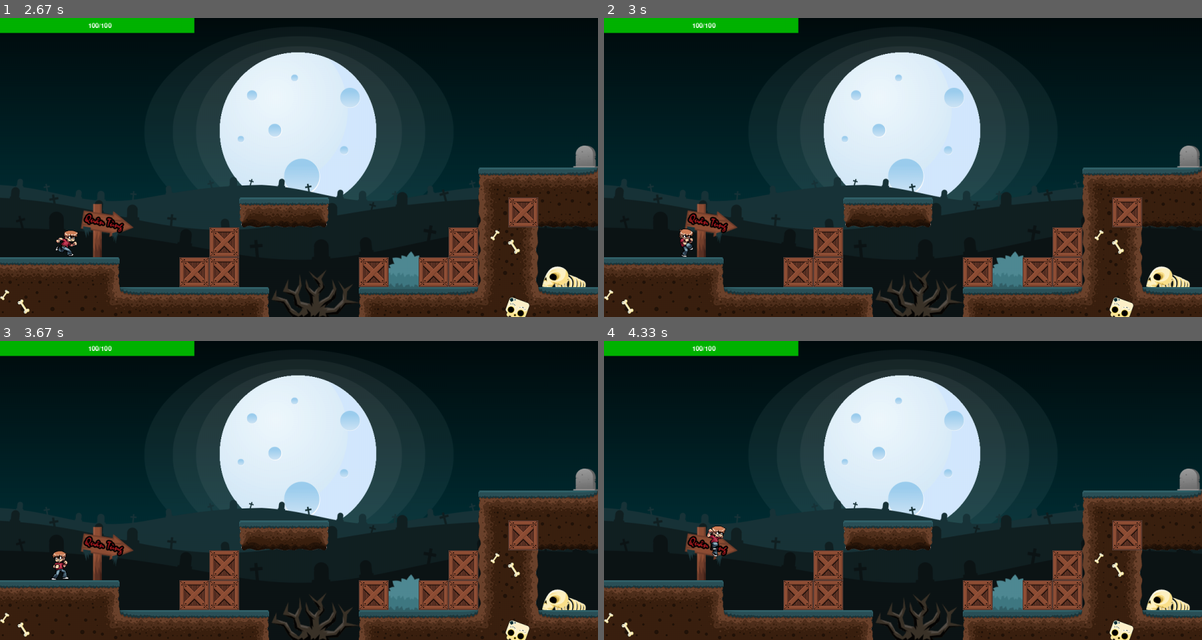
Above: before the commit, frames 1-4 (two rows, left to right).
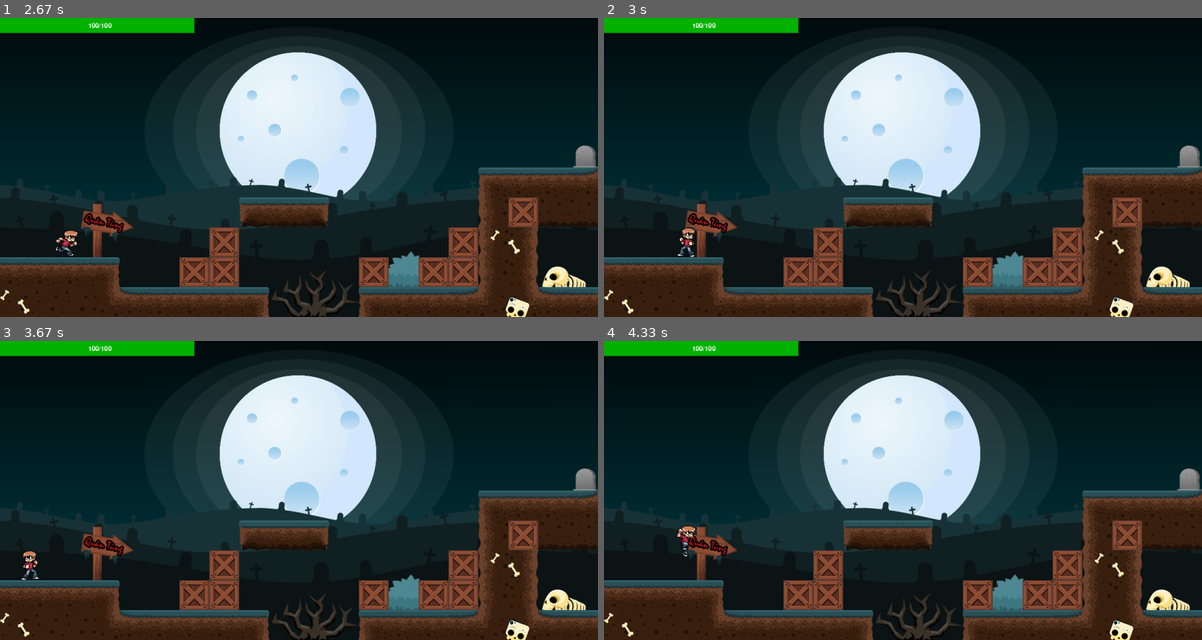
Above: after the commit, the same moments.

Repository: Tung-hehe/punch-pygame
Game: pygame game, started from game.py
Two runs of this game, one before a commit and one after it. Both use one fixed random seed, a clock stepped at 60 frames per second and the inputs below.
Inputs:
- Up to frame 1 (2.67 s): hold A 0.33-0.87 s; hold J 0.9-1.3 s; hold A 0.9-1.3 s; hold A 1.33-1.73 s; hold W 1.77-2.13 s; hold D from 2.17 s (still down)
- Up to frame 2 (3 s): release D at 2.8 s; tap K at 2.83 s
- Up to frame 3 (3.67 s): hold A 3.17-3.63 s; tap K at 3.32 s
- Up to frame 4 (4.33 s): hold D 3.67-4.13 s; hold W from 4.17 s (still down)

Frame 1 is identical in both runs. In frame 2, 0.2% of the frame differs, in the area x 12-16%, y 70-80%; in frame 3, 0.3%; in frame 4, 0.3%, in the area x 12-21%, y 61-73%.

Commit message:
Update beaten

Diff:
--- a/game.py
+++ b/game.py
@@ -84,9 +84,6 @@
                 if event.key == pygame.K_j:
                     if not self.player.attacking:
                         self.player.attacking = True
-                if event.key == pygame.K_k:
-                    if not self.player.blocking:
-                        self.player.blocking = True
                 # Quit event
                 if event.key == pygame.K_ESCAPE:
                     pygame.quit()
--- a/maps.py
+++ b/maps.py
@@ -54,10 +54,8 @@
                 if enemy.face_right:
                     enemy.attacking = True
             if enemy.image in enemy.true_attack:
-                if self.player.image in self.player.true_block:
-                    self.player.current_HP -= enemy.damage / 25
-                else:
-                    self.player.current_HP -= enemy.damage / 5
+                self.player.beaten = True
+                self.player.current_HP -= enemy.damage / 5
             if self.player.image in self.player.true_attack:
                 if (self.player.rect.x <= enemy.rect.x and self.player.face_right) or \
                     (self.player.rect.x > enemy.rect.x and  not self.player.face_right):
--- a/player.py
+++ b/player.py
@@ -13,20 +13,21 @@
     moving = False
     # Is the player attacking?
     attacking = False
-    blocking = False
+    beaten = False
     # Is the player jumping?
     jumping = False
     # Is the player falling?
     falling = True
     # Which map is the player on?
     map = None
-    # Frame for action run, stand
+    # Frame for action run, stand, fall
     frame = 0
     # Frame for action attack
     attack_frame = 0
-    block_frame = 0
     # Frame for action jump
     jump_frame = 0
+    # Frame for action beaten
+    beaten_frame = 0
     # Check double-jump
     cout_jump = 0
     # Check combo of player
@@ -65,17 +66,11 @@
         self.normal_attack_l = [sprites.hori_flip_sprite('image/Player/attack/normal_attack_1/', 4),
                         sprites.hori_flip_sprite('image/Player/attack/normal_attack_2/', 4),
                         sprites.hori_flip_sprite('image/Player/attack/normal_attack_3/', 7)]
-        # Load all the blocking images
-        self.block_r = sprites.load_sprite('image/Player/block/', 7)
-        self.block_l = sprites.hori_flip_sprite('image/Player/block/', 7)
+        self.beaten_r = sprites.load_sprite('image/Player/beaten/', 5)
+        self.beaten_l = sprites.hori_flip_sprite('image/Player/beaten/', 5)
         self.true_attack = [self.normal_attack_l[0][1], self.normal_attack_r[0][1],
                             self.normal_attack_l[1][1], self.normal_attack_r[1][1],
                             self.normal_attack_l[2][2], self.normal_attack_r[2][2]]
-        self.true_block = [self.block_r[0], self.block_l[0],
-                           self.block_r[1], self.block_l[1],
-                           self.block_r[2], self.block_l[2],
-                           self.block_r[3], self.block_l[3]]
-
         self.image = self.stand_r[0]
         # Get rectangle surrounding image, we will calculate its coordinates
         self.rect = self.image.get_rect()
@@ -152,16 +147,17 @@
                 self.image = self.normal_attack_r[self.cout_attack][int(self.attack_frame)]
             else:
                 self.image = self.normal_attack_l[self.cout_attack][int(self.attack_frame)]
-        if self.blocking:
-            self.vel[0] = 0
-            self.block_frame += setting.SPEED_ATTACK
-            if self.block_frame >= len(self.block_r):
-                self.blocking = False
-                self.block_frame = 0
-            if self.face_right:
-                self.image = self.block_r[int(self.block_frame)]
-            else:
-                self.image = self.block_l[int(self.block_frame)]
+        if self.beaten:
+            self.vel[0] = 0
+            self.beaten_frame += setting.SPEED_ATTACK
+            if self.beaten_frame >= len(self.beaten_r):
+                self.beaten = False
+                self.beaten_frame = 0
+                self.start_timer = pygame.time.get_ticks()
+            if self.face_right:
+                self.image = self.beaten_r[int(self.beaten_frame)]
+            else:
+                self.image = self.beaten_l[int(self.beaten_frame)]
 
         # Limit of coordinate, velocity
         if self.vel[1] > setting.PLAYER_MAX_Y:
Binary file added: image/Player/beaten/1.png
Binary file added: image/Player/beaten/2.png
Binary file added: image/Player/beaten/3.png
Binary file added: image/Player/beaten/4.png
Binary file added: image/Player/beaten/5.png
